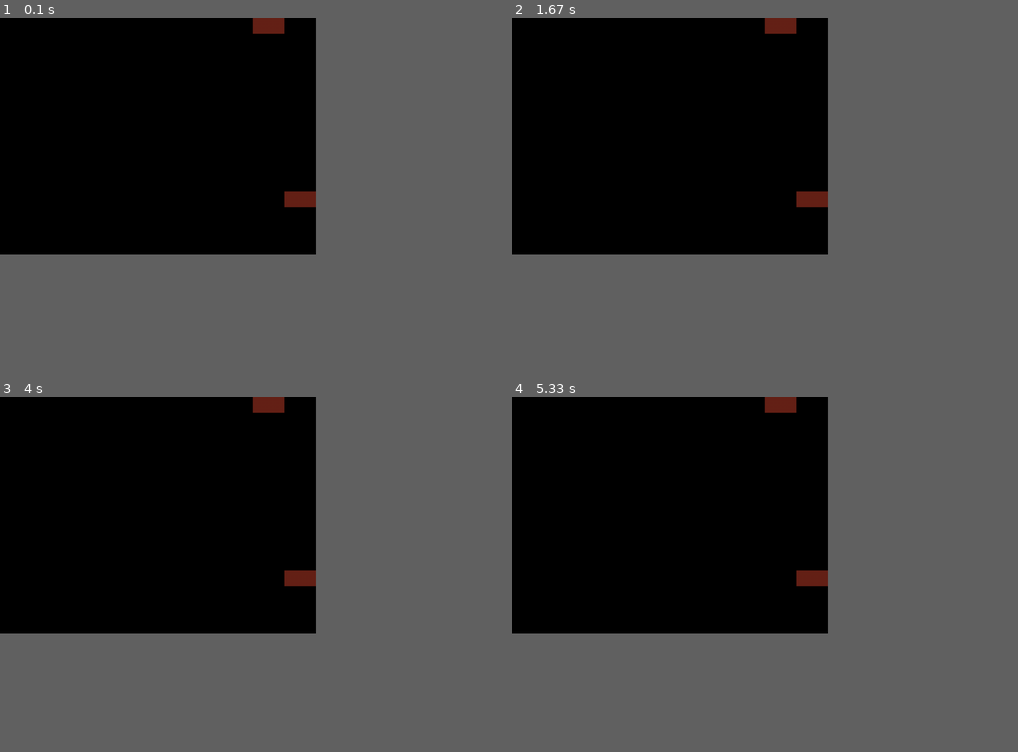
Above: before the commit, frames 1-4 (two rows, left to right).
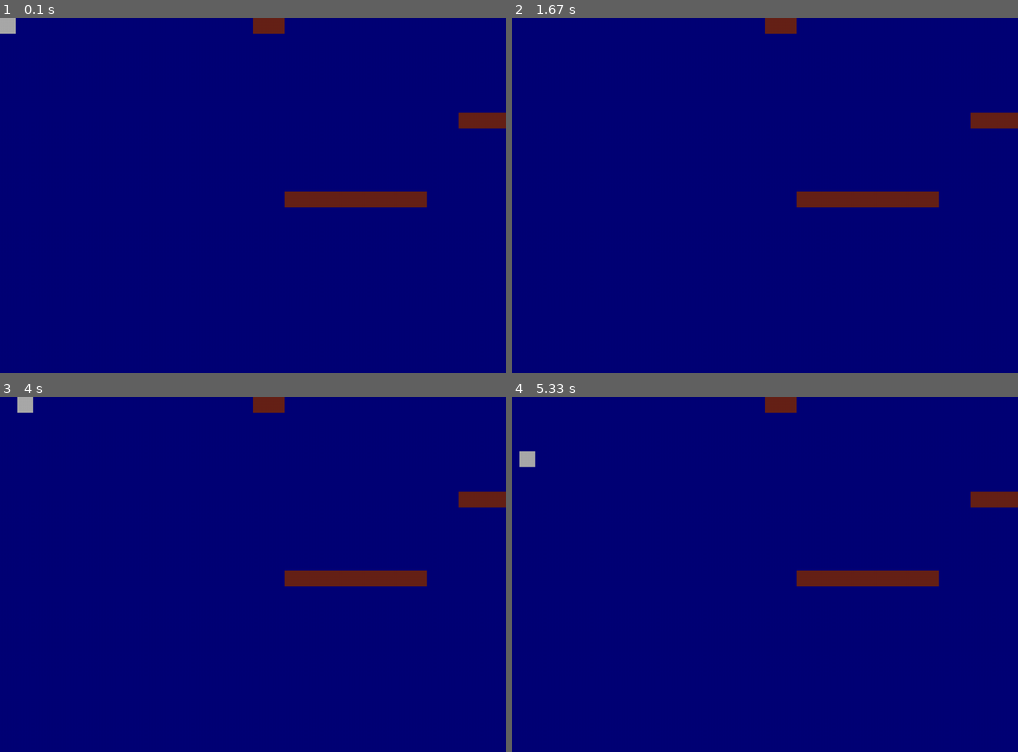
Above: after the commit, the same moments.

Repository: Danya0x07/Ghost-Hunter
Game: pygame game, started from main.py
Two runs of this game, one before a commit and one after it. Both use one fixed random seed, a clock stepped at 60 frames per second and the inputs below.
Inputs:
- Up to frame 1 (0.1 s): no input
- Up to frame 2 (1.67 s): hold D 0.33-0.8 s; hold W 0.83-1.13 s
- Up to frame 3 (4 s): hold A 1.67-2.2 s; hold S 2.23-2.53 s; hold A 2.57-2.97 s; hold D from 3.4 s (still down)
- Up to frame 4 (5.33 s): release D at 4.03 s; hold S 4.07-4.43 s; hold A 4.47-4.93 s; hold D from 4.97 s (still down)
In our replay, the window is 562x421 before the commit and 900x632 after it. These sizes can differ from the game's own. Grey fills any space a smaller window leaves; there, only what the larger window draws over its background counts as a difference.

The runs differ from the first frame. In frame 1, 42% of the frame differs, in the area x 0-100%, y 0-67%; in frame 2, 42%; in frame 3, 42%; in frame 4, 42%.

Commit message:
Перемещение охотника по WASD

Diff:
--- a/main.py
+++ b/main.py
@@ -3,24 +3,82 @@
 import maps
 
 
-SCREEN_WIDTH = 640
-SCREEN_HEIGHT = 480
+SCREEN_WIDTH = 1024
+SCREEN_HEIGHT = 720
 WALL_LENGTH = 32
 WALL_COLOR = "#662218"
 
 
+class Direction:
+    def __init__(self):
+        self.w = False
+        self.s = False
+        self.a = False
+        self.d = False
+
+
+class Hunter(sprite.Sprite):
+    WIDTH = 32
+    HEIGHT = 32
+    MOVE_SPEED = 5
+    COLOR = "#AAAAAA"
+
+    def __init__(self, x, y):
+        super().__init__()
+        self.start_x = x
+        self.start_y = y
+        self.x_vel = 0
+        self.y_vel = 0
+        self.dir = Direction()
+        self.image = Surface((Hunter.WIDTH, Hunter.HEIGHT))
+        self.image.fill(Color(Hunter.COLOR))
+        self.rect = Rect(x, y, Hunter.WIDTH, Hunter.HEIGHT)
+
+    def update(self):
+        if self.dir.w:
+            self.y_vel = -Hunter.MOVE_SPEED
+        if self.dir.s:
+            self.y_vel = Hunter.MOVE_SPEED
+        if self.dir.a:
+            self.x_vel = -Hunter.MOVE_SPEED
+        if self.dir.d:
+            self.x_vel = Hunter.MOVE_SPEED
+        if not (self.dir.w or self.dir.s):
+            self.y_vel = 0
+        if not (self.dir.a or self.dir.d):
+            self.x_vel = 0
+        self.rect.x += self.x_vel
+        self.rect.y += self.y_vel
+
+    def draw(self, screen):
+        screen.blit(self.image, (self.rect.x, self.rect.y))
+
+
 class MainScene:
 
-    def __init__(self):
+    def __init__(self, hunter):
         init()
         self.screen = display.set_mode((SCREEN_WIDTH, SCREEN_HEIGHT))
         display.set_caption("Ghost&Hunter")
+        self.bg = Surface((SCREEN_WIDTH, SCREEN_HEIGHT))
+        self.bg.fill(Color('#000077'))
         self.timer = time.Clock()
+        self.hunter = hunter
 
     def check_events(self):
         for e in event.get():
             if e.type == QUIT:
                 raise SystemExit
+            if e.type == KEYDOWN:
+                if e.key == K_w: self.hunter.dir.w = True
+                if e.key == K_s: self.hunter.dir.s = True
+                if e.key == K_a: self.hunter.dir.a = True
+                if e.key == K_d: self.hunter.dir.d = True
+            if e.type == KEYUP:
+                if e.key == K_w: self.hunter.dir.w = False
+                if e.key == K_s: self.hunter.dir.s = False
+                if e.key == K_a: self.hunter.dir.a = False
+                if e.key == K_d: self.hunter.dir.d = False
 
     def draw_map(self):
         x = y = 0
@@ -37,11 +95,15 @@
     def mainloop(self):
         while True:
             self.check_events()
+            self.screen.blit(self.bg, (0, 0))
             self.draw_map()
+            self.hunter.update()
+            self.hunter.draw(self.screen)
             self.timer.tick(60)
             display.update()
 
 
 if __name__ == '__main__':
-    game = MainScene()
+    hunter = Hunter(0, 0)
+    game = MainScene(hunter)
     game.mainloop()
